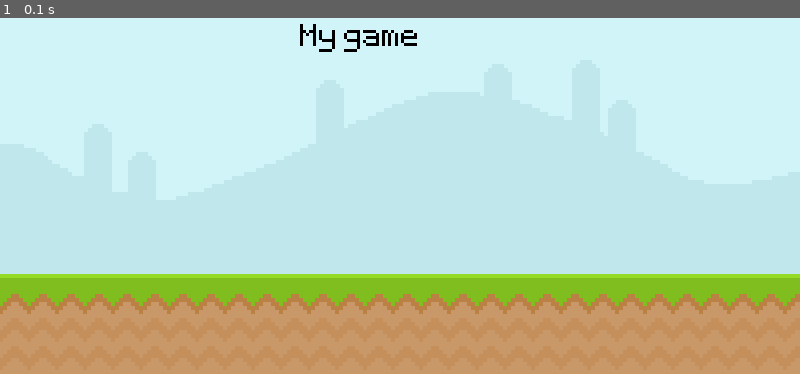
Above: before the commit, frame 1.
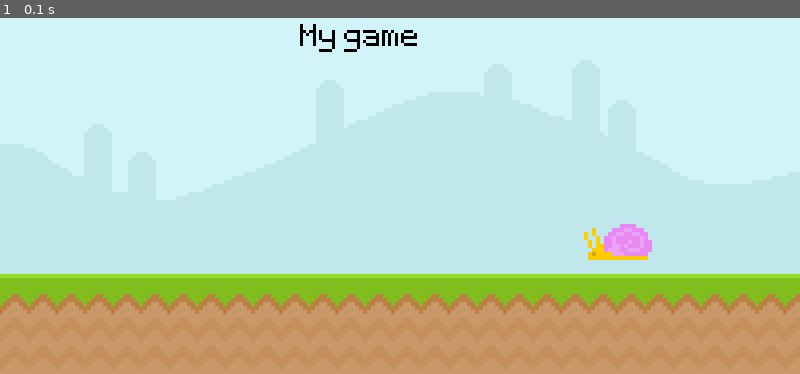
Above: after the commit, the same moment.

Repository: SztGellert/PygameProject
Game: pygame game, started from main.py
Two runs of this game, one before a commit and one after it. Both use one fixed random seed, a clock stepped at 60 frames per second and the inputs below.
Inputs:
- Up to frame 1 (0.1 s): no input

The runs differ from the first frame. In frame 1, 0.6% of the frame differs, in the area x 73-82%, y 57-68%.

Commit message:
introduce animations

Diff:
--- a/main.py
+++ b/main.py
@@ -10,6 +10,8 @@
     sky_surface = pygame.image.load('graphics/Sky.png')
     ground_surface = pygame.image.load('graphics/ground.png')
     text_surface = test_font.render('My game', False, 'Black')
+    snail_surface = pygame.image.load('graphics/snail/snail1.png')
+    snail_x_pos = 600
     while True:
         for event in pygame.event.get():
             if event.type == pygame.QUIT:
@@ -18,5 +20,7 @@
             screen.blit(sky_surface, (0,0))
             screen.blit(ground_surface, (0,300))
             screen.blit(text_surface, (300,50))
+            screen.blit(snail_surface, (snail_x_pos, 250))
+            snail_x_pos -= 4
         pygame.display.update()
         clock.tick(60)
Binary file added: graphics/snail/snail1.png
Binary file added: graphics/snail/snail2.png
